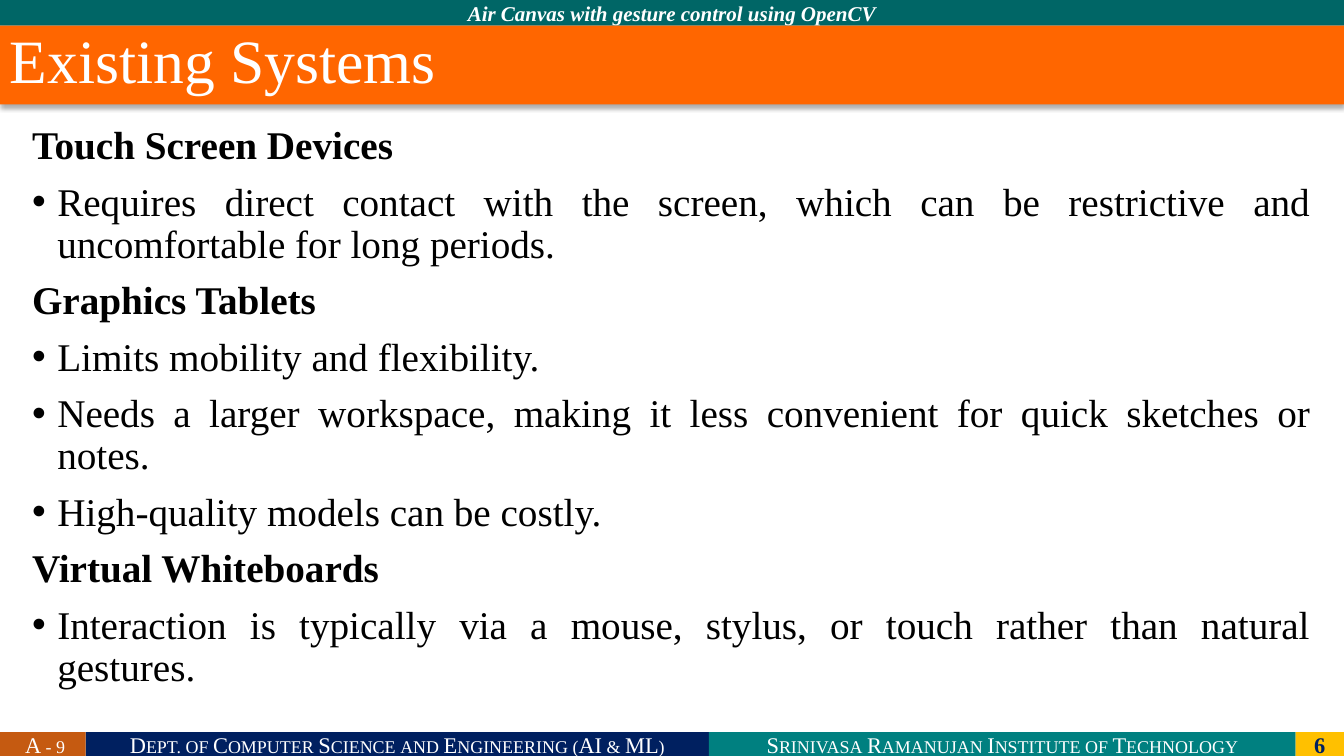
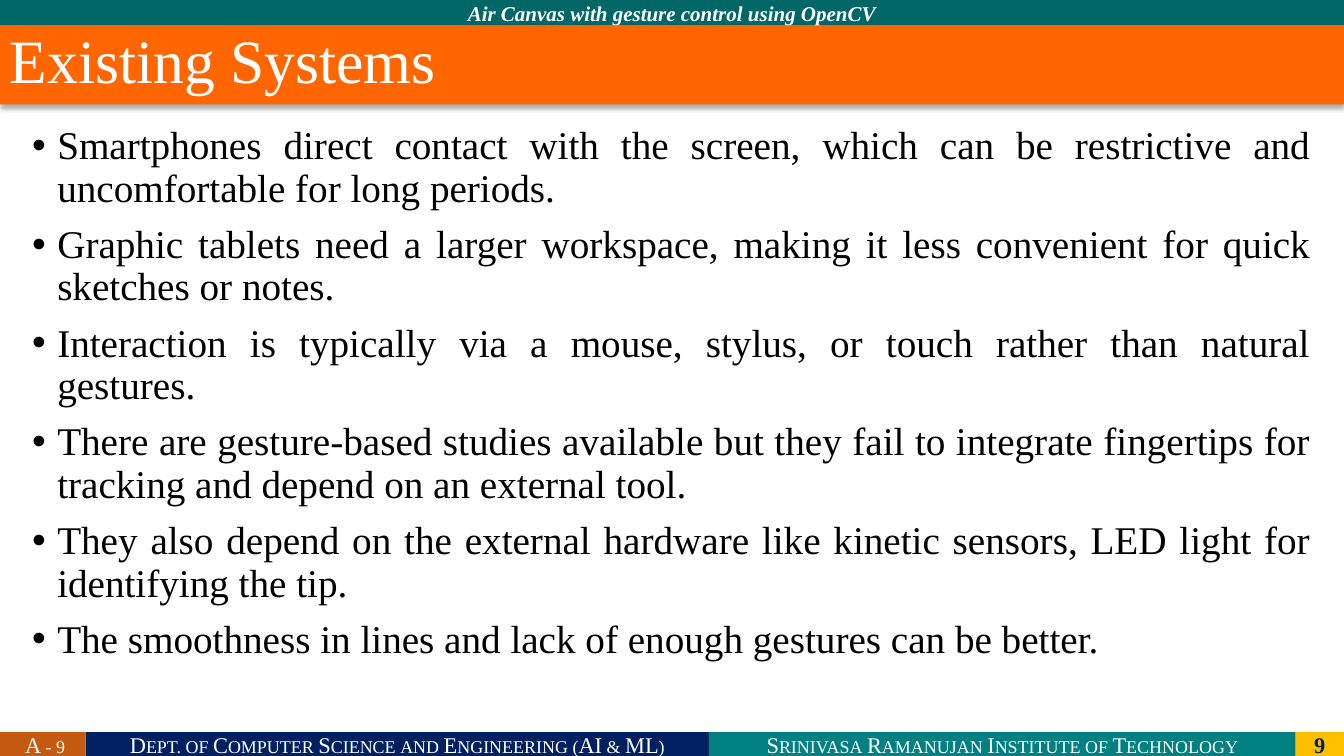
Before and after one commit to 214g1a3332/Project_A9, a slide deck: slide 9 of Review - 0 Template.pptx (slide 6 before the commit). Drawn at 1344x756 pixels with LibreOffice and Linux fonts; fonts in the diff are those of the drawing; background and template pictures are left out. Boxes give left, top, right and bottom in pixels: in the first picture for what was removed or moved away, otherwise in the second. Text is boxed around its words. In the diff, an @@ line names an element or a change of style, - is before the commit and + after.

```diff
--- a/Review - 0 Template.pptx
+++ b/Review - 0 Template.pptx
@@ text at (57, 131, 1310, 301): text changed @@
-Touch Screen Devices
-• Requires direct contact with the screen, which can be restrictive and uncomfortable for long periods.
-Graphics Tablets
-• Limits mobility and flexibility.
-• Needs a larger workspace, making it less convenient for quick sketches or notes.
-• High-quality models can be costly.
-Virtual Whiteboards
+• Smartphones direct contact with the screen, which can be restrictive and uncomfortable for long periods.
+• Graphic tablets need a larger workspace, making it less convenient for quick sketches or notes.
@@ text at (57, 427, 1310, 660): paragraphs added @@
+• There are gesture-based studies available but they fail to integrate fingertips for tracking and depend on an external tool.
+• They also depend on the external hardware like kinetic sensors, LED light for identifying the tip.
+• The smoothness in lines and lack of enough gestures can be better.
@@ page number at (1314, 738, 1325, 753): text changed @@
-6
+9
```
Also in this commit, not shown: 4 other slides changed, 9 slides added, 1 slide removed, 2 other files.
